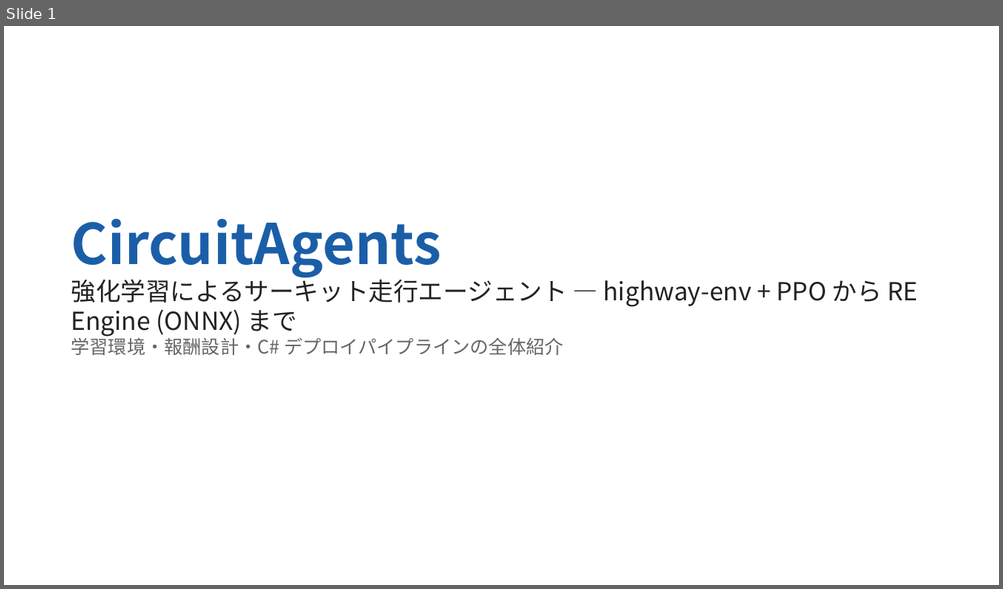
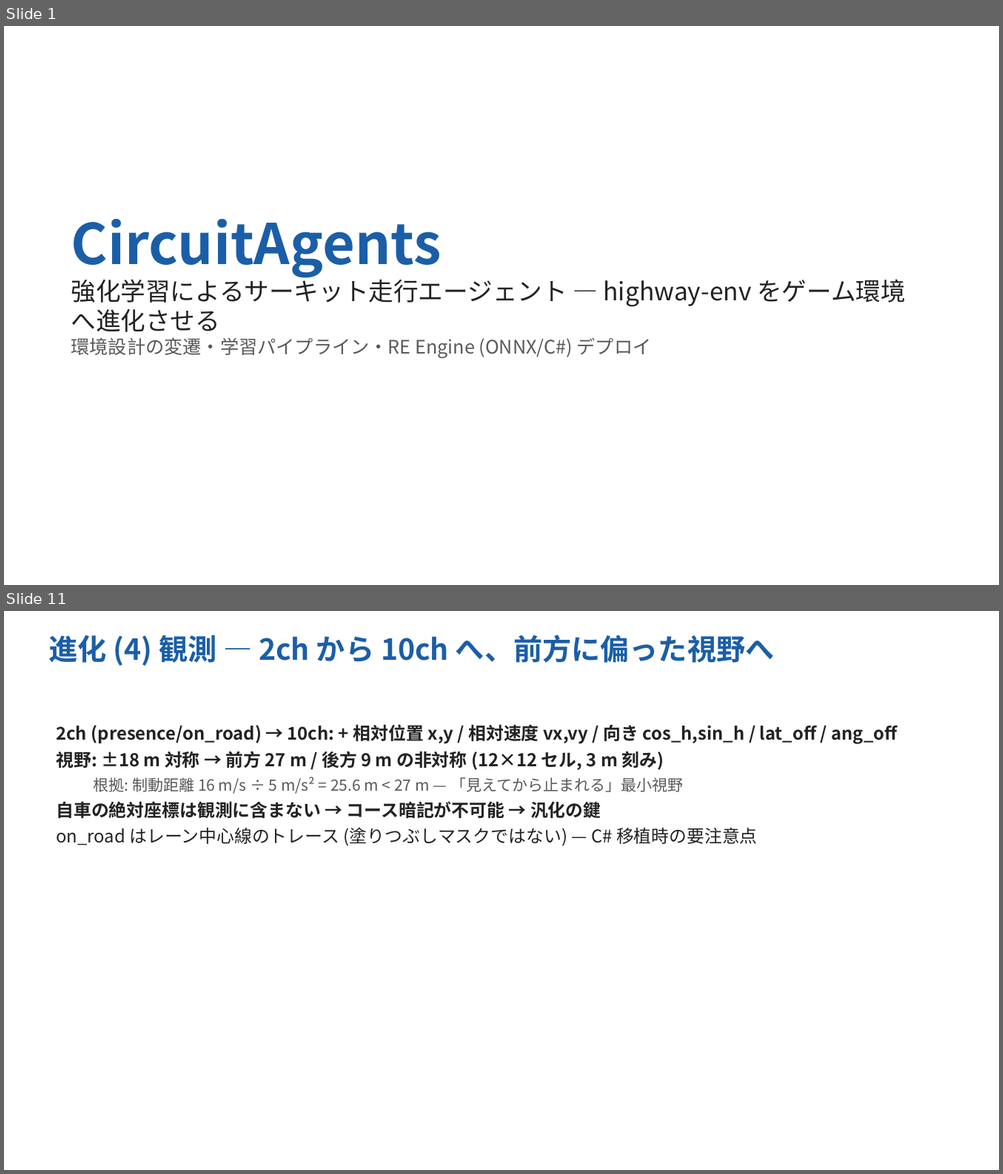
Before and after one commit to Evergarden0101/CircuitAgents, a slide deck: docs/CircuitAgents_intro_ja.pptx. Shown one above the other, each under a label of ours: slide 1 before the commit, slides 1 and 11 after it; the slides between them are not shown. The pictures are 1003x589 and 1003x1174 pixels, drawn with LibreOffice and Linux fonts; fonts in the diff are those of the drawing. Boxes give left, top, right and bottom in pixels: in the first picture for what was removed or moved away, otherwise in the second. Text is boxed around its words. In the diff, an @@ line names an element or a change of style, - is before the commit and + after.

```diff
--- a/docs/CircuitAgents_intro_ja.pptx
+++ b/docs/CircuitAgents_intro_ja.pptx
@@ slide 11 added at (4, 611, 999, 1170), background #FFFFFF @@
@@ text added at (48, 635, 774, 666), 28 pt, text #1B5EA8, bold @@
+進化 (4) 観測 — 2ch から 10ch へ、前方に偏った視野へ
@@ text added at (56, 724, 896, 846), 17 pt, text #222222, bold @@
+2ch (presence/on_road) → 10ch: + 相対位置 x,y / 相対速度 vx,vy / 向き cos_h,sin_h / lat_off / ang_off
+視野: ±18 m 対称 → 前方 27 m / 後方 9 m の非対称 (12×12 セル, 3 m 刻み)
+  根拠: 制動距離 16 m/s ÷ 5 m/s² = 25.6 m < 27 m — 「見えてから止まれる」最小視野
+自車の絶対座標は観測に含まない → コース暗記が不可能 → 汎化の鍵
+on_road はレーン中心線のトレース (塗りつぶしマスクではない) — C# 移植時の要注意点
@@ slide 1 changed as well @@
@@ text at (71, 275, 905, 358): text changed @@
-強化学習によるサーキット走行エージェント — highway-env + PPO から RE Engine (ONNX) まで
-学習環境・報酬設計・C# デプロイパイプラインの全体紹介
+強化学習によるサーキット走行エージェント — highway-env をゲーム環境へ進化させる
+環境設計の変遷・学習パイプライン・RE Engine (ONNX/C#) デプロイ
```
Also in this commit, not shown: 2 other slides changed, 13 other slides added, 8 slides removed, 7 other files.
